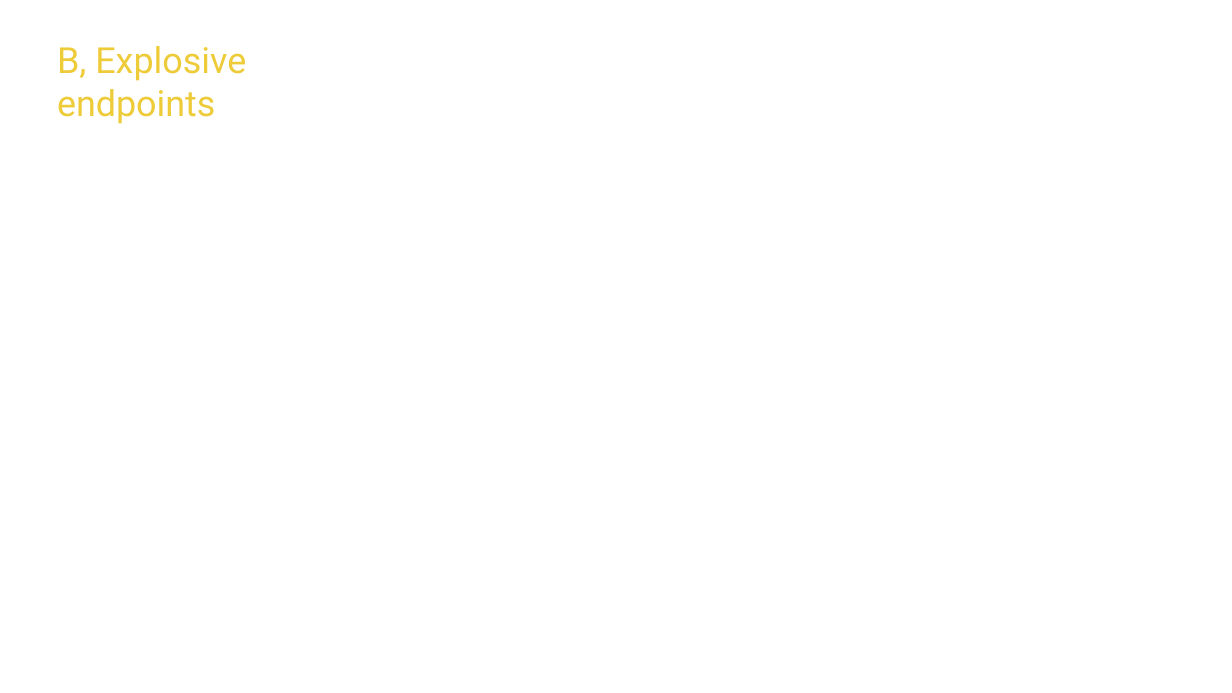
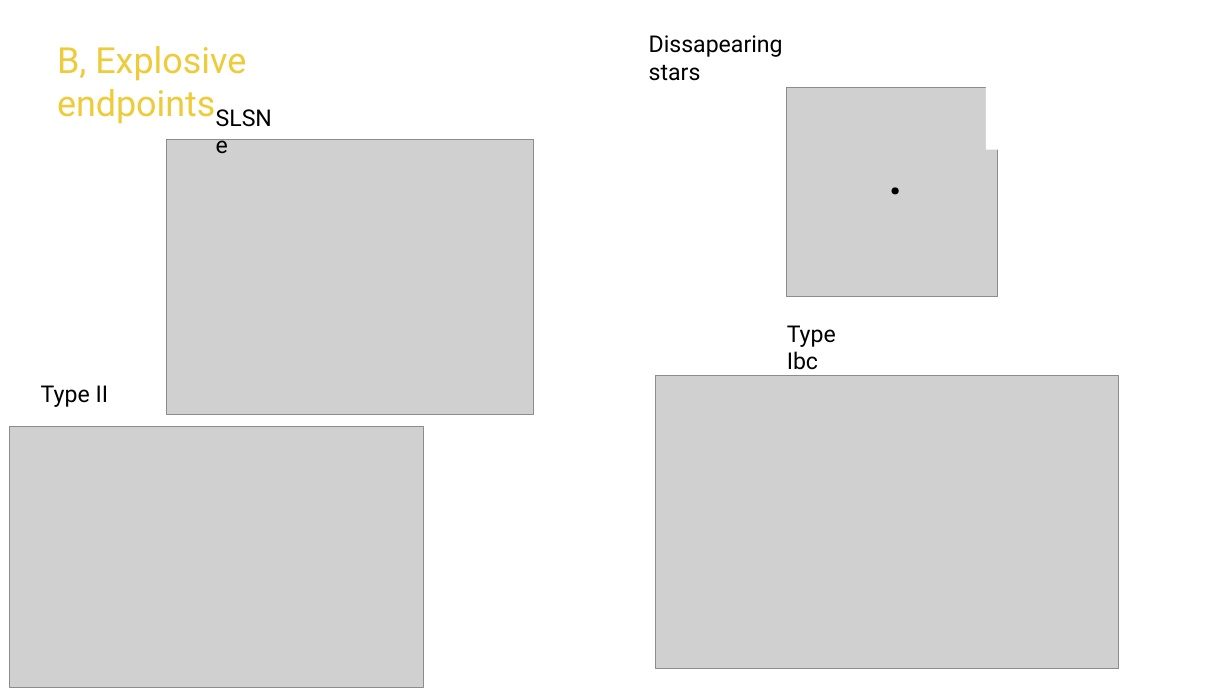
Before and after one commit to LiekeVanSon/liekevanson.github.io, a slide deck: slide 2 of bhns_card_images/phenomena/BH_NS_phenomena.pptx. Drawn at 1232x693 pixels with LibreOffice and Linux fonts; fonts in the diff are those of the drawing; grey boxes stand for pictures; background and template pictures are left out. Boxes give left, top, right and bottom in pixels: in the first picture for what was removed or moved away, otherwise in the second. Text is boxed around its words. In the diff, an @@ line names an element or a change of style, - is before the commit and + after.

```diff
--- a/bhns_card_images/phenomena/BH_NS_phenomena.pptx
+++ b/bhns_card_images/phenomena/BH_NS_phenomena.pptx
@@ background #FFFFFF to #FFFFFF at 70% opacity @@
@@ text added at [649, 35, 783, 81], 18 pt, text #000000 @@
+Dissapearing stars
@@ text added at [207, 99, 292, 136], 18 pt, text #000000 @@
+SLSNe
@@ picture added at [167, 140, 534, 415] @@
@@ group added at [769, 72, 1015, 309]: 2 rectangles, 1 picture, 1 text @@
+.
@@ text added at [787, 325, 836, 370], 18 pt, text #000000 @@
+Type Ibc
@@ text added at [41, 385, 109, 407], 18 pt, text #000000 @@
+Type II
@@ picture added at [656, 376, 1119, 669] @@
@@ picture added at [10, 427, 423, 689] @@
```
Also in this commit, not shown: 3 other slides changed, 2 slides added, 21 other files.
